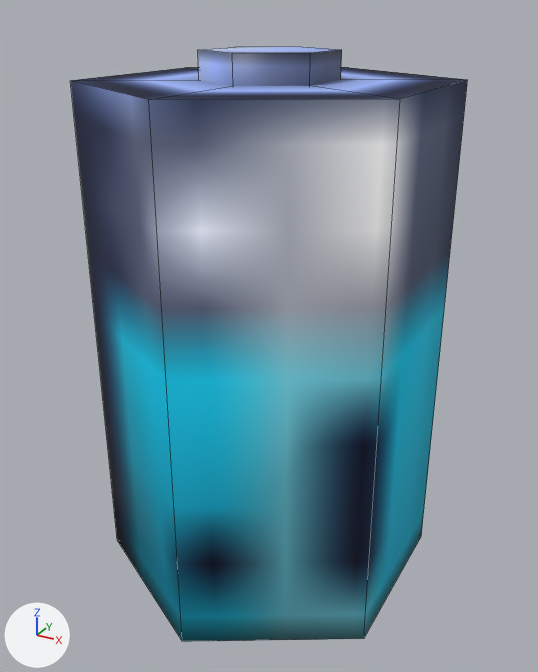
The FBX model Assets/Visual/Models/Battery.fbx: old version first, new version second.
One viewpoint serves both versions: a camera (50 mm lens) standing at (1.334, -2.433, 1.231) and looking at (0.008, -0.022, 0.025). Every picture has the same lights, and +X, +Y and +Z are marked at lower left. Mesh edges are drawn as thin lines.

The older version as bpy lines, for what is in view:
```python
me_cylinder = bpy.data.meshes.new('Cylinder')
me_cylinder.from_pydata(...)  # a 6-sided cylinder along z spanning x -0.61..0.61, y -0.7..0.7, z -1.0..1.0
me_cylinder.materials.append(mat_material_001)  # picture img_battery_texture_png
me_cylinder_001 = bpy.data.meshes.new('Cylinder.001')
me_cylinder_001.from_pydata(...)  # 12 vertices, 7 faces; spans x -0.217..0.217, y -0.25..0.25, z 0.839..1.0
me_cylinder_001.materials.append(mat_battery)  # picture img_battery_texture_png
ob_cylinder = bpy.data.objects.new('Cylinder', me_cylinder)
ob_cylinder.location = (0.0, 0.0, 0.0)
ob_cylinder_001 = bpy.data.objects.new('Cylinder.001', me_cylinder_001)
ob_cylinder_001.location = (0.0, 0.0, 0.1)
```
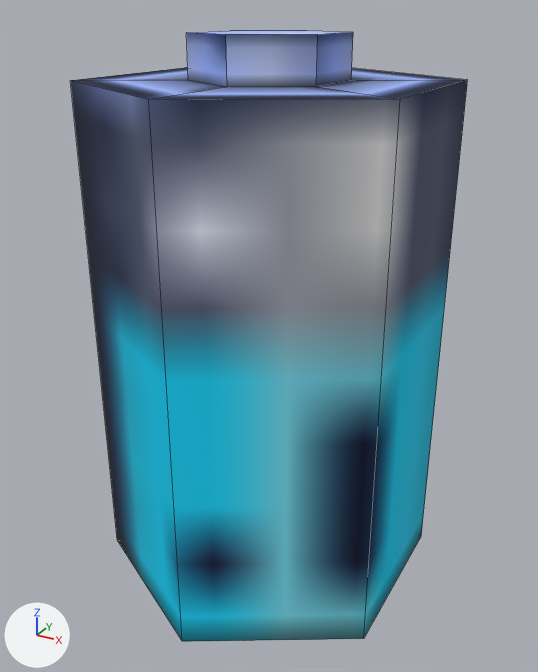
Where the newer file only moved an object's origin or applied its transform, the numbers keep the older frame.

The change in detail:
me_cylinder is used by ob_cylinder; location (0.0, 0.0, 0.0).
me_cylinder had 14 vertices, 18 faces and spanned x -0.61..0.61, y -0.7..0.7, z -1.0..1.0.
me_cylinder now has 25 vertices, 25 faces and spans x -0.61..0.61, y -0.7..0.7, z -1.0..1.16.
Part 1, on me_cylinder:
1 vertex is removed from x 0.0, y 0.0, z 1.0.
6 faces are deleted.
6 vertices are added at (0.0, 0.29, 1.0), (0.25, 0.14, 1.0), (0.25, -0.14, 1.0), (0.0, -0.29, 1.0), (-0.25, -0.14, 1.0), (-0.25, 0.14, 1.0).
6 new vertices lie (0.0, 0.0, 0.16) away from vertices in x -0.25..0.25, y -0.29..0.29, z 1.0.
13 new faces join them.
Object 'Cylinder.001' (ob_cylinder_001) is deleted.

What differs and where, as boxes (x1, y1, x2, y2) in the pictures (538 x 672 px):
'Cylinder', reshaped (6% taller)
    before: (70, 67, 467, 642)
    after: (70, 30, 467, 642)
'Cylinder.001', deleted (blue)
    before: (198, 47, 342, 86)
part 1 of me_cylinder, built on
    before: (71, 67, 466, 99)
    after: (71, 30, 466, 99)
